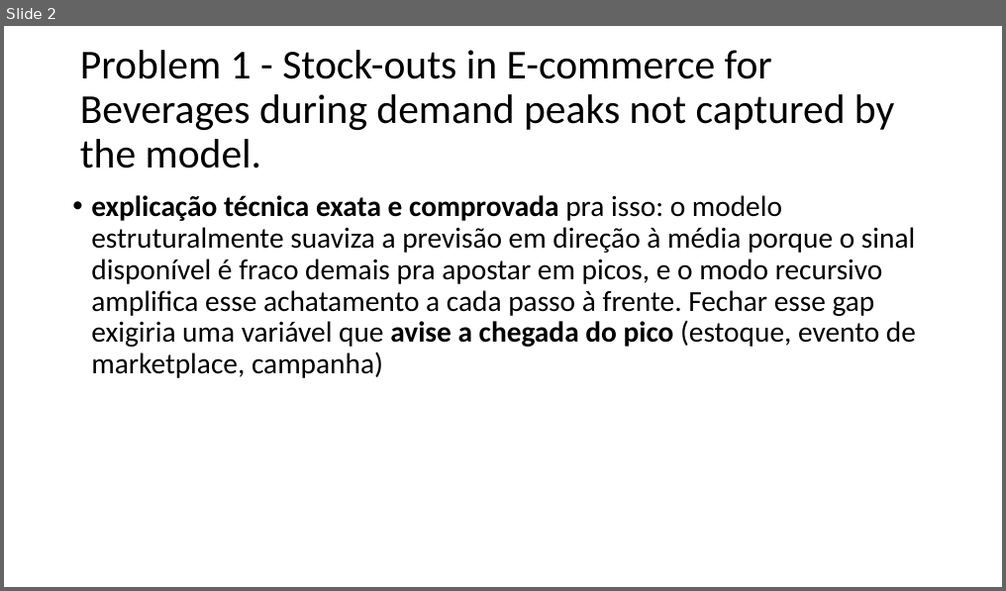
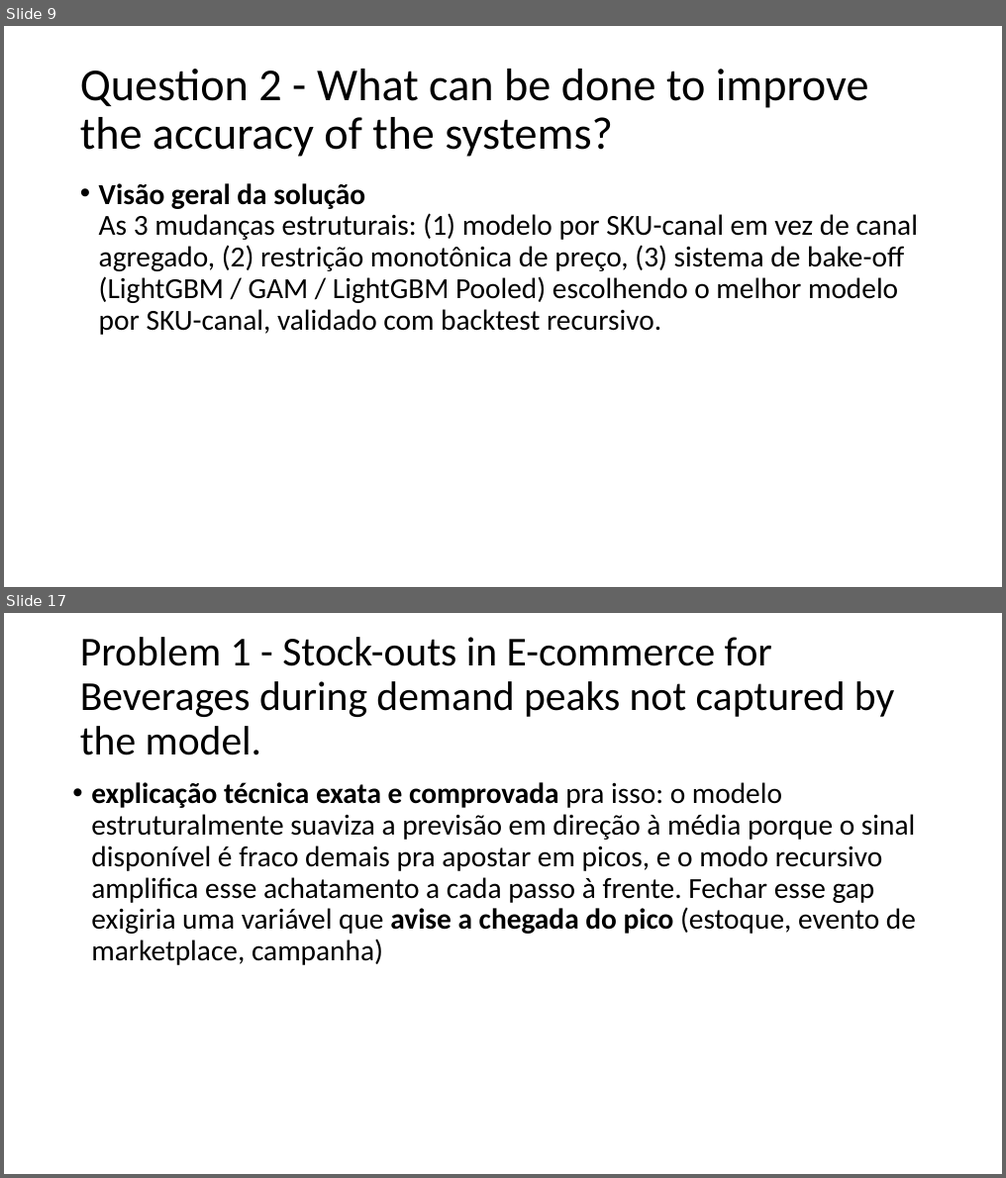
Before and after one commit to Priscila-Portela/mdlz-selec, a slide deck: Business case.pptx. Shown one above the other, each under a label of ours: slide 2 before the commit, slides 9 and 17 after it; the slides between them are not shown. The pictures are 1006x591 and 1006x1178 pixels, drawn with LibreOffice and Linux fonts; fonts in the diff are those of the drawing. Boxes give left, top, right and bottom in pixels: in the first picture for what was removed or moved away, otherwise in the second. Text is boxed around its words. In the diff, an @@ line names an element or a change of style, - is before the commit and + after.

```diff
--- a/Business case.pptx
+++ b/Business case.pptx
@@ slide 9 added at [4, 26, 1002, 587], background #FFFFFF @@
@@ title added at [80, 69, 869, 157], 44 pt, text #000000 @@
+Question 2 - What can be done to improve the accuracy of the systems?
@@ text added at [99, 183, 918, 335], 28 pt, text #000000 @@
+• Visão geral da solução
+  As 3 mudanças estruturais: (1) modelo por SKU-canal em vez de canal agregado, (2) restrição monotônica de preço, (3) sistema de bake-off (LightGBM / GAM / LightGBM Pooled) escolhendo o melhor modelo por SKU-canal, validado com backtest recursivo.
@@ what was slide 2 is now slide 17 @@
```
Also in this commit, not shown: 2 slides changed, 15 other slides added, 31 other files.
